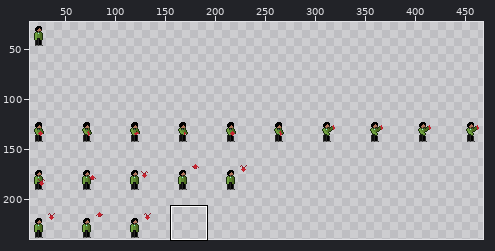
A sprite sheet gets an edit: bin/resources/img/entity/menu/PSebasSheet.png. Above, an overview of the earlier version with the close-up marked.
Close-up. First the earlier version:
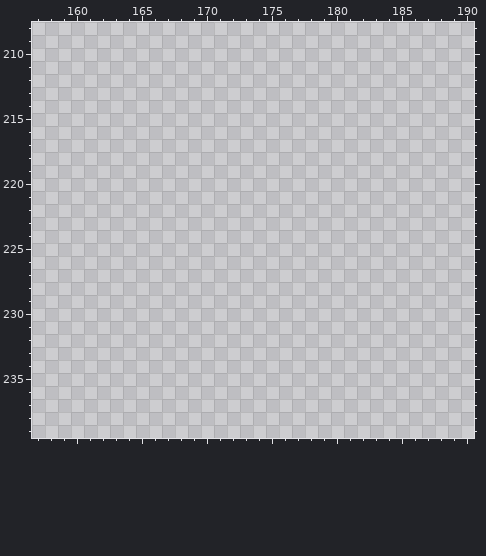
The file is 960x480 pixels, drawn in blocks of 2x2; one block is one cell here. Colours within 5 levels of each other are drawn and written as one. Shown: x 157..190, y 208..239. The wide view leaves out empty margins.
Palette (. is transparent): 
The result:
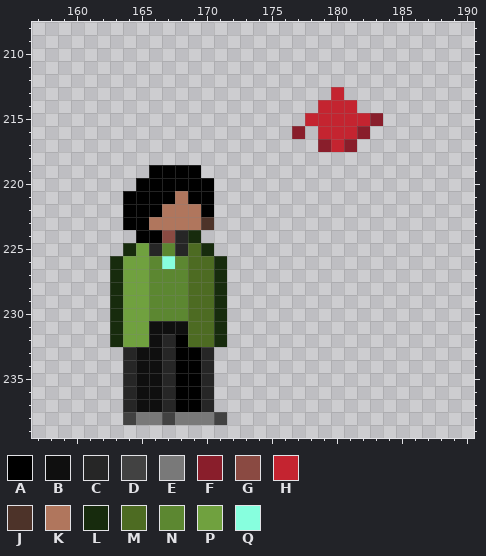
Colours new in this view: A #000000  B #0f0f0f  C #262626  D #424242  E #797979  F #891e2b  G #8a4a42  H #c42430  J #4d3329  K #b0765d  L #172b0d  M #4d6b22  N #5c8731  P #70a13f  Q #87ffde
Change:
Changed rows in their new state; - is an unchanged pixel.
first column x 163:
213 -----------------H---
214 ----------------HHH--
215 ---------------HHHHHF
216 --------------F-HHHF-
217 ----------------FHF--
219 ---AAAA--------------
220 --AAAAAA-------------
221 -AAAAKAA-------------
222 -AAAKKKA-------------
223 -AAKKKKJ-------------
224 --AAGCL--------------
225 -LPCNCML-------------
226 LPPNQNMML------------
227 LPPNNNMML------------
228 LPPNNNMML------------
229 LPPNNNMML------------
230 LPPNNNMML------------
231 LPPBBBMML------------
232 LPPBCAMML------------
233 -CBBCAAC-------------
234 -CBBCAAC-------------
235 -CBBCAAC-------------
236 -CBBCAAC-------------
237 -CBBCAAC-------------
238 -DEEDEEED------------
